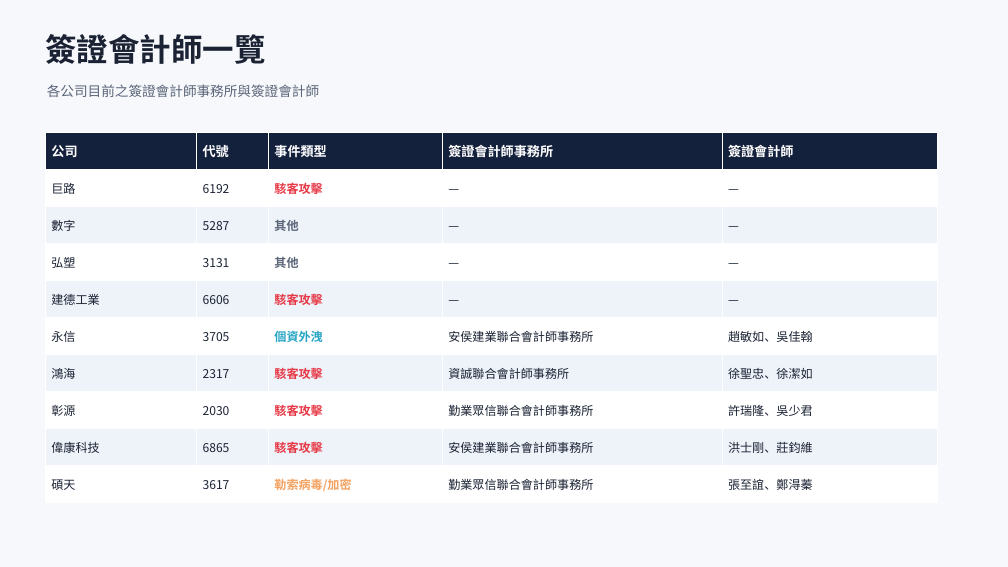
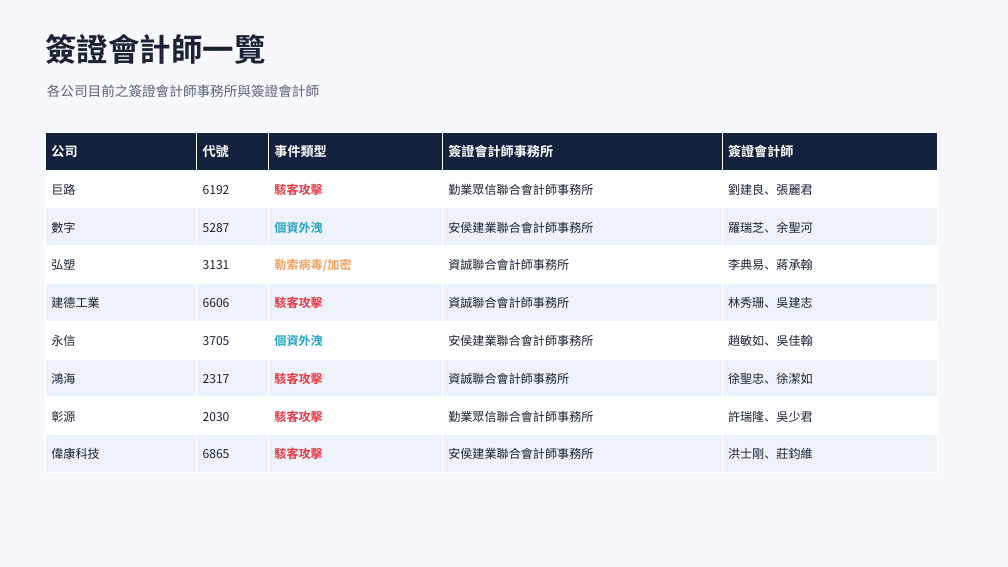
Before and after one commit to Johnnylin77/mops-isec-monitor, a slide deck: slide 4 of 資安事件因應分析.pptx. Drawn at 1008x567 pixels with LibreOffice and Linux fonts; fonts in the diff are those of the drawing. Boxes give left, top, right and bottom in pixels: in the first picture for what was removed or moved away, otherwise in the second. Text is boxed around its words. In the diff, an @@ line names an element or a change of style, - is before the commit and + after.

```diff
--- a/資安事件因應分析.pptx
+++ b/資安事件因應分析.pptx
@@ table at <box>45,132,938,473</box> @@
-row 2, column 4: —
+row 2, column 4: 勤業眾信聯合會計師事務所
-row 2, column 5: —
+row 2, column 5: 劉建良、張麗君
-row 3: 數字 | 5287 | 其他 | — | —
+row 3: 數字 | 5287 | 個資外洩 | 安侯建業聯合會計師事務所 | 羅瑞芝、余聖河
-row 4: 弘塑 | 3131 | 其他 | — | —
+row 4: 弘塑 | 3131 | 勒索病毒/加密 | 資誠聯合會計師事務所 | 李典易、蔣承翰
-row 5, column 4: —
+row 5, column 4: 資誠聯合會計師事務所
-row 5, column 5: —
+row 5, column 5: 林秀珊、吳建志
-row 10: 碩天 | 3617 | 勒索病毒/加密 | 勤業眾信聯合會計師事務所 | 張至誼、鄭淂蓁
```
Also in this commit, not shown: 4 other slides changed, 1 slide removed, 2 other files.
